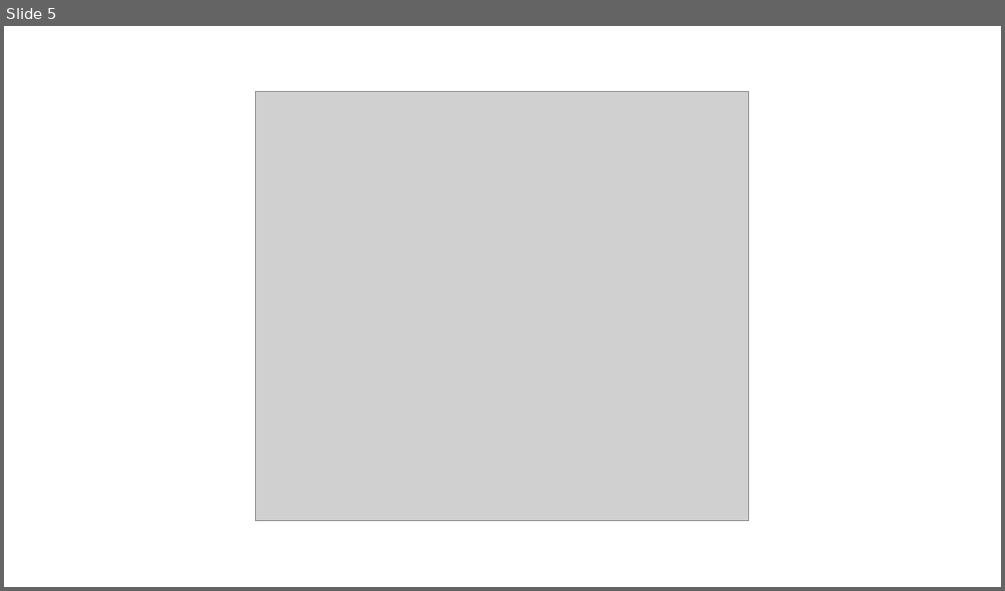
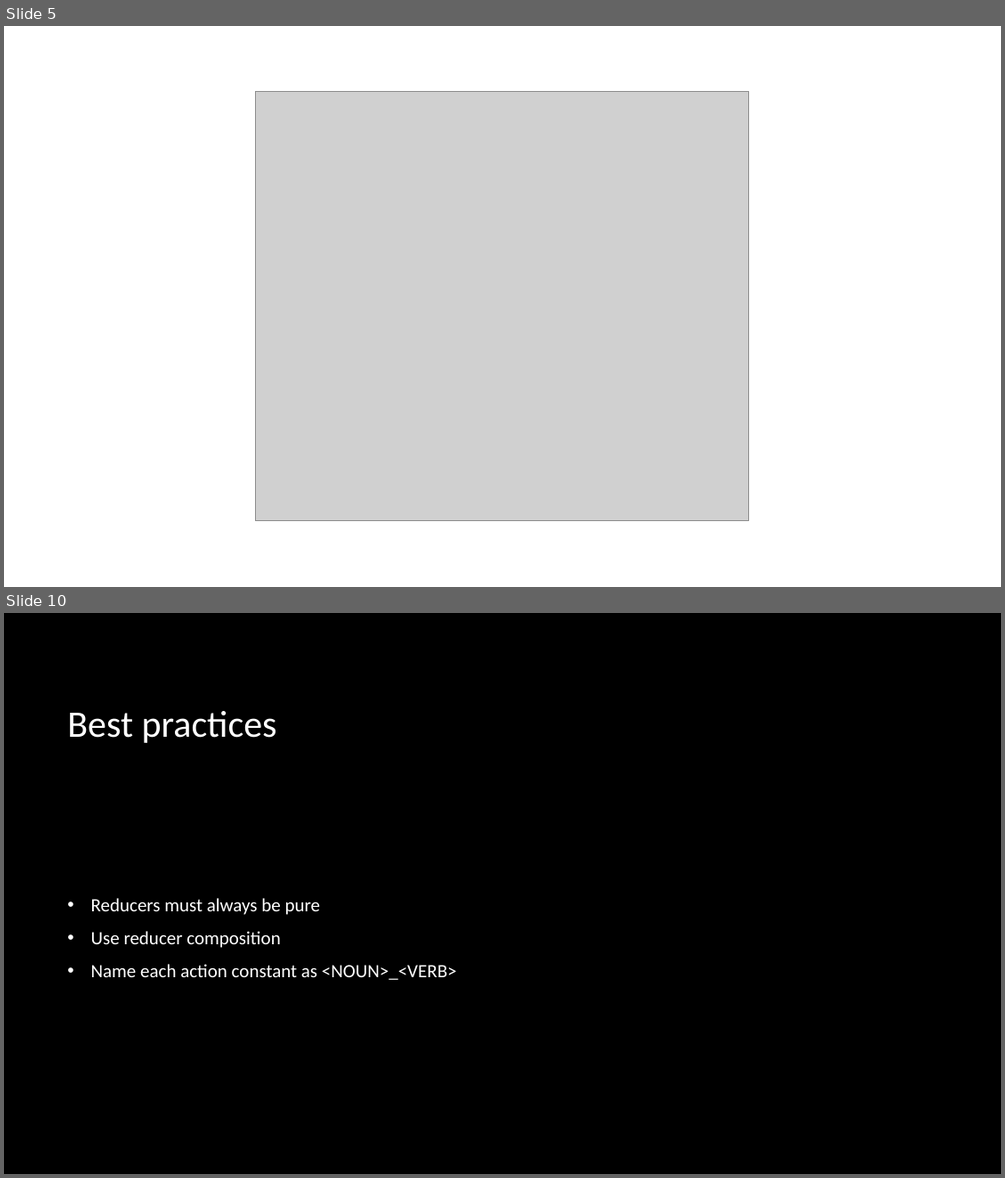
Before and after one commit to Alexpittendrigh/Talks, a slide deck: Redux/Another Redux Talk.pptx. Shown one above the other, each under a label of ours: slide 5 before the commit, slides 5 and 10 after it; the slides between them are not shown. The pictures are 1005x591 and 1005x1178 pixels, drawn with LibreOffice and Linux fonts; fonts in the diff are those of the drawing; grey boxes stand for pictures; background and template pictures are left out. Boxes give left, top, right and bottom in pixels: in the first picture for what was removed or moved away, otherwise in the second. Text is boxed around its words. In the diff, an @@ line names an element or a change of style, - is before the commit and + after.

```diff
--- a/Redux/Another Redux Talk.pptx
+++ b/Redux/Another Redux Talk.pptx
@@ slide 10 added at [4,613,1001,1174], background picture (left out) @@
@@ title added at [67,711,277,743], 36 pt, text #FFFFFF @@
+Best practices
@@ text added at [91,898,457,980], 18 pt, text #FFFFFF @@
+• Reducers must always be pure
+• Use reducer composition
+• Name each action constant as <NOUN>_<VERB>
```
Also in this commit, not shown: 1 slide changed, 3 other slides added, 4 other files.
